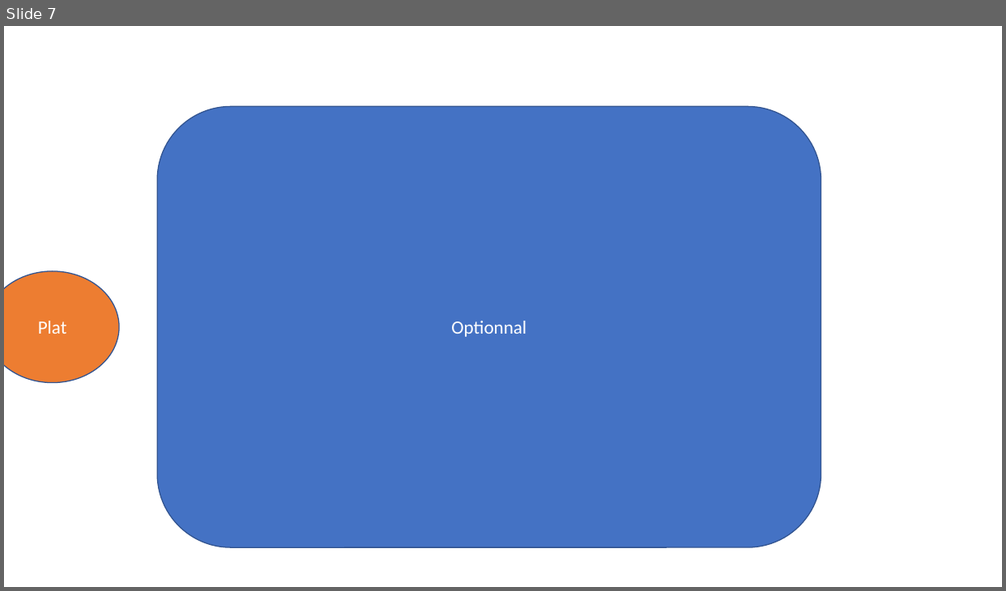
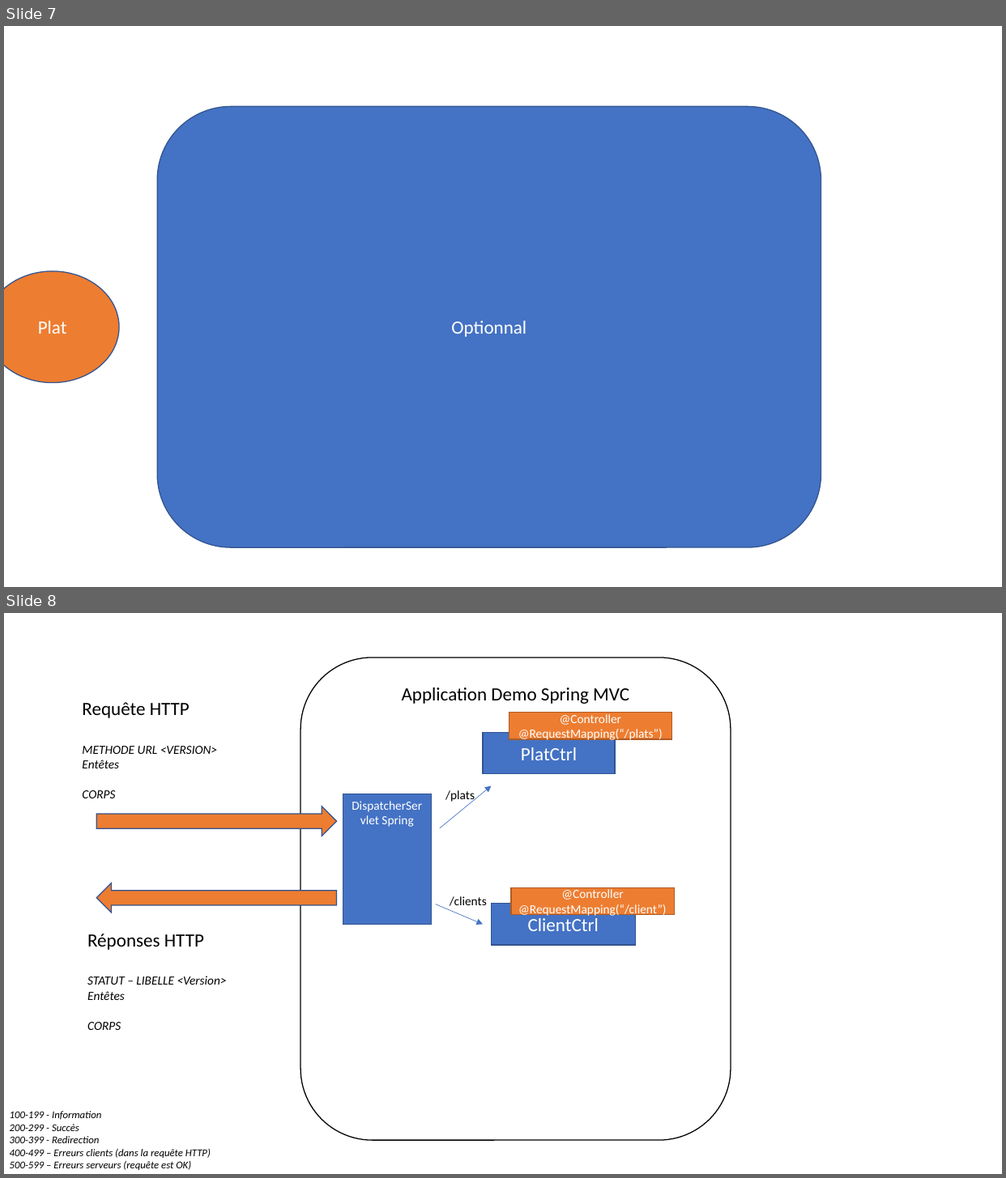
Before and after one commit to mandine44/tpSpringHotel, a slide deck: schemas.pptx. Shown one above the other, each under a label of ours: slide 7 before the commit, slides 7 and 8 after it. The pictures are 1006x591 and 1006x1178 pixels, drawn with LibreOffice and Linux fonts; fonts in the diff are those of the drawing. Boxes give left, top, right and bottom in pixels: in the first picture for what was removed or moved away, otherwise in the second. Text is boxed around its words. In the diff, an @@ line names an element or a change of style, - is before the commit and + after.

Commit message:
Spring MVC - Démo

```diff
--- a/schemas.pptx
+++ b/schemas.pptx
@@ slide 8 added at (x1=4, y1=613, x2=1002, y2=1174), background #FFFFFF @@
@@ rounded rectangle added at (x1=300, y1=658, x2=731, y2=1140), fill #FFFFFF, outline #000000 1 pt, 18 pt, text #000000 @@
+Application Demo Spring MVC
@@ text added at (x1=82, y1=702, x2=217, y2=798), 12 pt, text #000000, italic @@
+Requête HTTP
+METHODE URL <VERSION>
+Entêtes
+CORPS
@@ rectangle added at (x1=484, y1=732, x2=615, y2=774), fill #4472C4, outline #325491 1 pt, 18 pt, text #FFFFFF @@
+PlatCtrl
@@ rectangle added at (x1=509, y1=713, x2=672, y2=739), fill #ED7D31, outline #AF5C24 1 pt, 12 pt, text #FFFFFF @@
+@Controller
+@RequestMapping(“/plats”)
@@ right arrow added at (x1=97, y1=806, x2=337, y2=836), fill #ED7D31, outline #325491 1 pt @@
@@ rectangle added at (x1=343, y1=794, x2=432, y2=925), fill #4472C4, outline #325491 1 pt, 12 pt, text #FFFFFF @@
+DispatcherServlet Spring
@@ arrow added from (440, 828) to (492, 786), #4472C4 0.5 pt @@
@@ text added at (x1=445, y1=790, x2=475, y2=803), 12 pt, text #000000 @@
+/plats
@@ right arrow added at (x1=97, y1=884, x2=337, y2=914), fill #ED7D31, outline #325491 1 pt @@
@@ text added at (x1=450, y1=897, x2=487, y2=906), 12 pt, text #000000 @@
+/clients
@@ rectangle added at (x1=492, y1=904, x2=635, y2=945), fill #4472C4, outline #325491 1 pt, 18 pt, text #FFFFFF @@
+ClientCtrl
@@ rectangle added at (x1=511, y1=888, x2=674, y2=914), fill #ED7D31, outline #AF5C24 1 pt, 12 pt, text #FFFFFF @@
+@Controller
+@RequestMapping(“/client”)
@@ arrow added from (435, 905) to (484, 924), #4472C4 0.5 pt @@
@@ text added at (x1=87, y1=934, x2=227, y2=1030), 12 pt, text #000000, italic @@
+Réponses HTTP
+STATUT – LIBELLE <Version>
+Entêtes
+CORPS
@@ text added at (x1=10, y1=1111, x2=211, y2=1170), 10 pt, text #000000, italic @@
+100-199 - Information
+200-299 - Succès
+300-399 - Redirection
+400-499 – Erreurs clients (dans la requête HTTP)
+500-599 – Erreurs serveurs (requête est OK)
```
Also in this commit, not shown: 1 other slide added, 16 other files.
